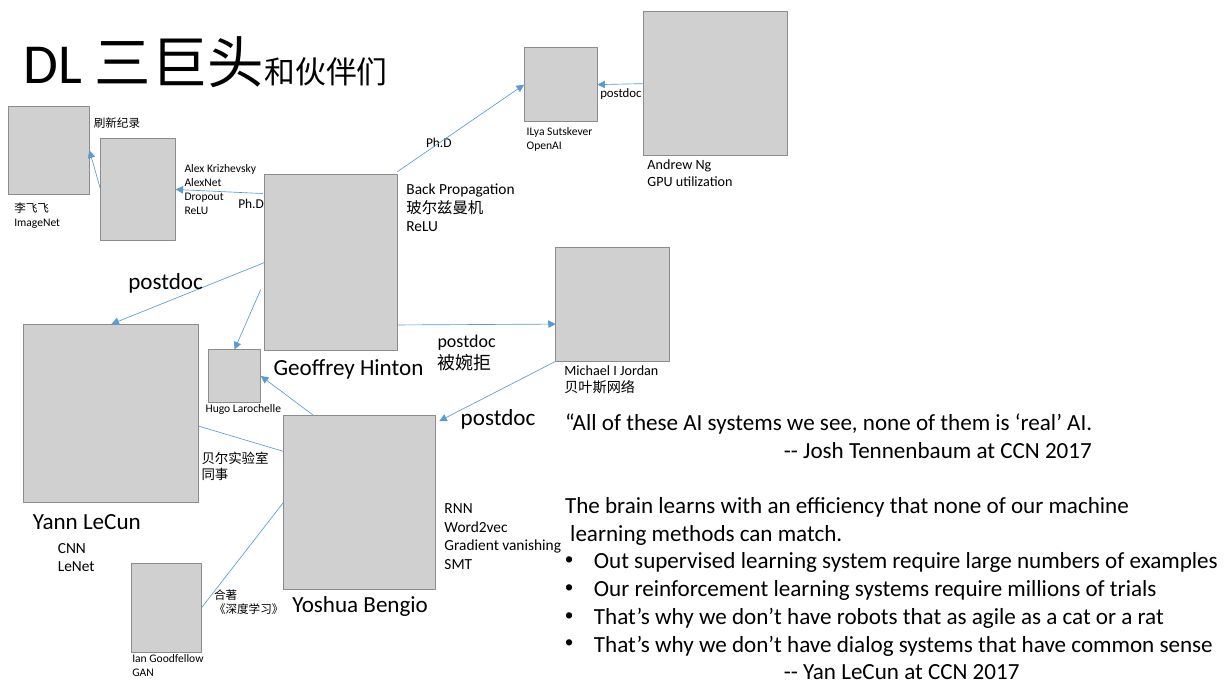
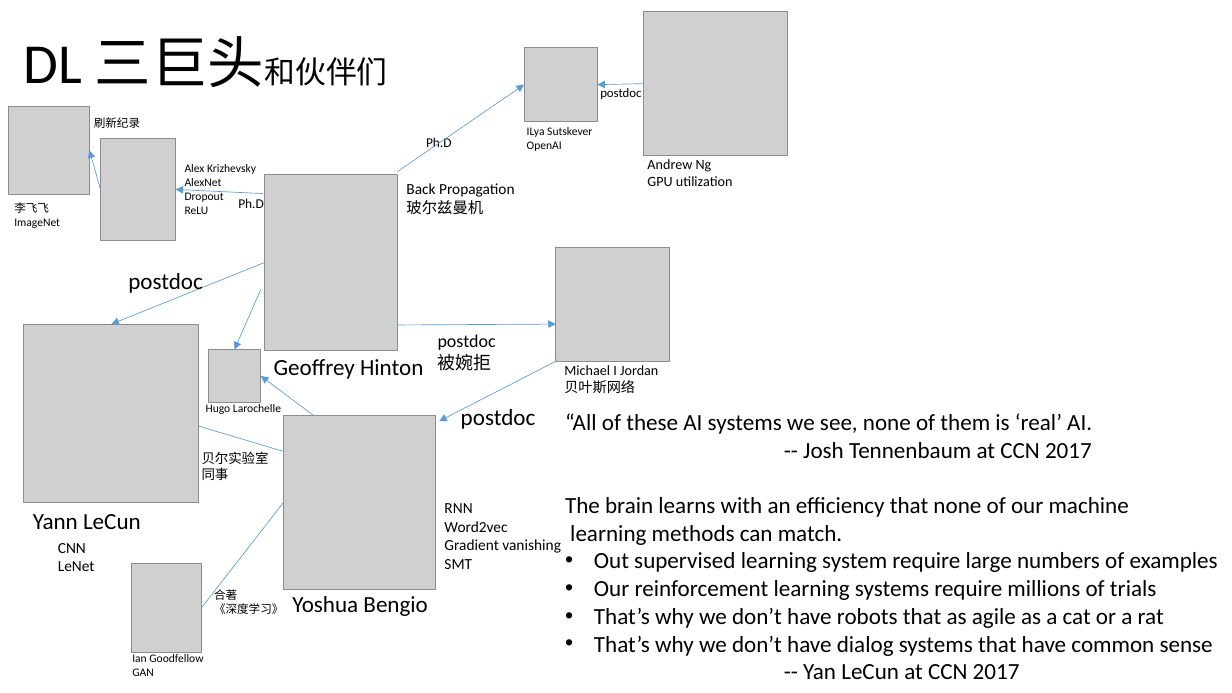
Before and after one commit to foamliu/Learning-DL, a slide deck: slide 3 of capsnet/CapsNet.pptx. Drawn at 1232x693 pixels with LibreOffice and Linux fonts; fonts in the diff are those of the drawing; grey boxes stand for pictures. Boxes give left, top, right and bottom in pixels: in the first picture for what was removed or moved away, otherwise in the second. Text is boxed around its words. In the diff, an @@ line names an element or a change of style, - is before the commit and + after.

Commit message:
update

```diff
--- a/capsnet/CapsNet.pptx
+++ b/capsnet/CapsNet.pptx
@@ text at bbox=[406, 221, 438, 231]: paragraph removed @@
-ReLU
```
